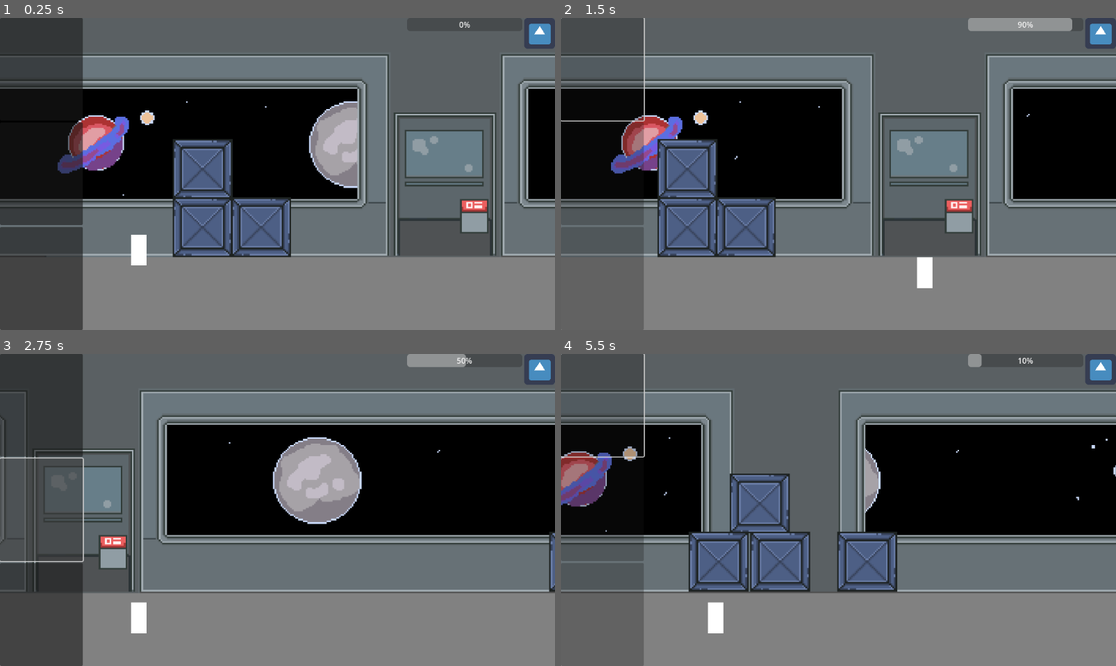
Above: before the commit, frames 1-4 (two rows, left to right).
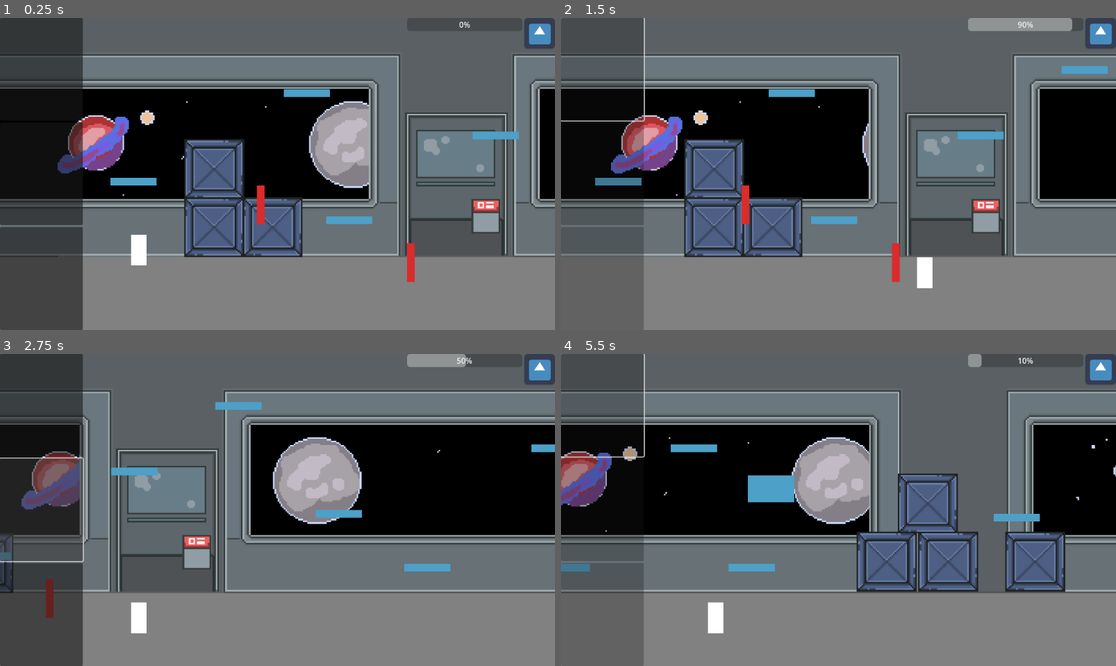
Above: after the commit, the same moments.

Repository: iniyanijoseph/Gravity
Game: Godot game, scene res://Main.tscn
Same seed, same stepped clock (60 frames per second), same inputs: the game is played once before the commit and once after it. The engine's default icon, where the game draws it, is replaced by a stand-in: a white triangle on a blue panel in a dark square.
Inputs (mouse positions are in pixels of both pictures, inside the frame that each line leads up to):
- Up to frame 1 (0.25 s): no input
- Up to frame 2 (1.5 s): click (599, 67) at 0.5 s
- Up to frame 3 (2.75 s): click (38, 510) at 2 s
- Up to frame 4 (5.5 s): click (599, 612) at 2.75 s; click (599, 403) at 3.5 s; click (599, 403) at 5 s

The runs differ from the first frame. In frame 1, 12% of the frame differs, in the area x 19-98%, y 11-85%; in frame 2, 18%; in frame 3, 20%; in frame 4, 35%, in the area x 0-91%, y 11-77%.

Commit message:
Add Obstacles to Tilemaps

Diff:
--- /dev/null
+++ b/BackGround/BasicObstacle.tscn
@@ -0,0 +1,13 @@
+[gd_scene load_steps=2 format=3 uid="uid://cywgdv5jp1yem"]
+
+[sub_resource type="RectangleShape2D" id="RectangleShape2D_88g3h"]
+size = Vector2(96, 16)
+
+[node name="BasicObstacle" type="StaticBody2D"]
+
+[node name="CollisionShape2D" type="CollisionShape2D" parent="."]
+shape = SubResource("RectangleShape2D_88g3h")
+
+[node name="Polygon2D" type="Polygon2D" parent="."]
+color = Color(0.301961, 0.627451, 0.784314, 1)
+polygon = PackedVector2Array(-48, -8, -48, 8, 48, 8, 48, -8)
--- /dev/null
+++ b/BackGround/DamageObstacle.gd
@@ -0,0 +1,5 @@
+extends Area2D
+
+func _on_body_entered(body):
+	if(body.is_in_group("Player")):
+		body.hurt()
--- /dev/null
+++ b/BackGround/DamageObstacle.tscn
@@ -0,0 +1,18 @@
+[gd_scene load_steps=3 format=3 uid="uid://p0shbsl8qnxa"]
+
+[ext_resource type="Script" path="res://BackGround/DamageObstacle.gd" id="1_wovxu"]
+
+[sub_resource type="RectangleShape2D" id="RectangleShape2D_eoh24"]
+size = Vector2(16, 80)
+
+[node name="DamageObstacle" type="Area2D"]
+script = ExtResource("1_wovxu")
+
+[node name="CollisionShape2D" type="CollisionShape2D" parent="."]
+shape = SubResource("RectangleShape2D_eoh24")
+
+[node name="Polygon2D" type="Polygon2D" parent="."]
+color = Color(0.86, 0.172, 0.172, 1)
+polygon = PackedVector2Array(-8, -40, 8, -40, 8, 40, -8, 40)
+
+[connection signal="body_entered" from="." to="." method="_on_body_entered"]
--- a/BackGround/Parallax.tscn
+++ b/BackGround/Parallax.tscn
@@ -15,6 +15,7 @@
 texture = ExtResource("1_ksy07")
 
 [node name="Space" type="ParallaxLayer" parent="."]
+motion_scale = Vector2(0.8, 1)
 motion_mirroring = Vector2(3259, 0)
 
 [node name="Sprite2D" type="Sprite2D" parent="Space"]
--- a/Player/Player.gd
+++ b/Player/Player.gd
@@ -53,3 +53,6 @@
 		move_and_slide()
 	else:
 		camera.offset.x += speed*delta
+
+func hurt():
+	print("OW")
--- a/Player/Player.tscn
+++ b/Player/Player.tscn
@@ -2,7 +2,7 @@
 
 [ext_resource type="Script" path="res://Player/Player.gd" id="1"]
 
-[node name="Player" type="CharacterBody2D"]
+[node name="Player" type="CharacterBody2D" groups=["Player"]]
 script = ExtResource("1")
 
 [node name="FloorFindRayCast" type="RayCast2D" parent="."]
--- a/TileGeneration/TileConfigurationBasic.tscn
+++ b/TileGeneration/TileConfigurationBasic.tscn
@@ -6,7 +6,7 @@
 [node name="TileConfigurationBasic" type="TileMap"]
 tile_set = ExtResource("1_o0haa")
 format = 2
-layer_0/tile_data = PackedInt32Array(4718663, 0, 65536, 4718806, 0, 65536)
+layer_0/tile_data = PackedInt32Array(4718663, 0, 65536, 4718806, 0, 65536, 2752561, 0, 131072, 1245278, 0, 131072, 3407977, 0, 131072, 1966223, 0, 131072, 2687172, 0, 131072, 852138, 0, 131072, 3604699, 0, 131072, 1573116, 0, 131072, 3604747, 0, 131072, 2097424, 0, 131072, 2162960, 0, 131072, 2228496, 0, 131072, 2294032, 0, 131072, 2359568, 0, 131072, 2425104, 0, 131072, 3145810, 0, 196608, 4128889, 0, 196608)
 script = ExtResource("2_1smbo")
 
 [node name="VisibleOnScreenEnabler2D" type="VisibleOnScreenEnabler2D" parent="."]
--- a/TileGeneration/TileSet.tres
+++ b/TileGeneration/TileSet.tres
@@ -1,10 +1,14 @@
-[gd_resource type="TileSet" load_steps=3 format=3 uid="uid://by0gecteucral"]
+[gd_resource type="TileSet" load_steps=5 format=3 uid="uid://by0gecteucral"]
 
 [ext_resource type="PackedScene" uid="uid://chtgxf4v4y5sn" path="res://BackGround/Floor/Floor.tscn" id="1_bpepu"]
+[ext_resource type="PackedScene" uid="uid://cywgdv5jp1yem" path="res://BackGround/BasicObstacle.tscn" id="2_bt5yr"]
+[ext_resource type="PackedScene" uid="uid://p0shbsl8qnxa" path="res://BackGround/DamageObstacle.tscn" id="3_ua0iw"]
 
 [sub_resource type="TileSetScenesCollectionSource" id="TileSetScenesCollectionSource_etcp2"]
-resource_name = "Basic"
+resource_name = "Tile Objects"
 scenes/1/scene = ExtResource("1_bpepu")
+scenes/2/scene = ExtResource("2_bt5yr")
+scenes/3/scene = ExtResource("3_ua0iw")
 
 [resource]
 tile_size = Vector2i(8, 8)
